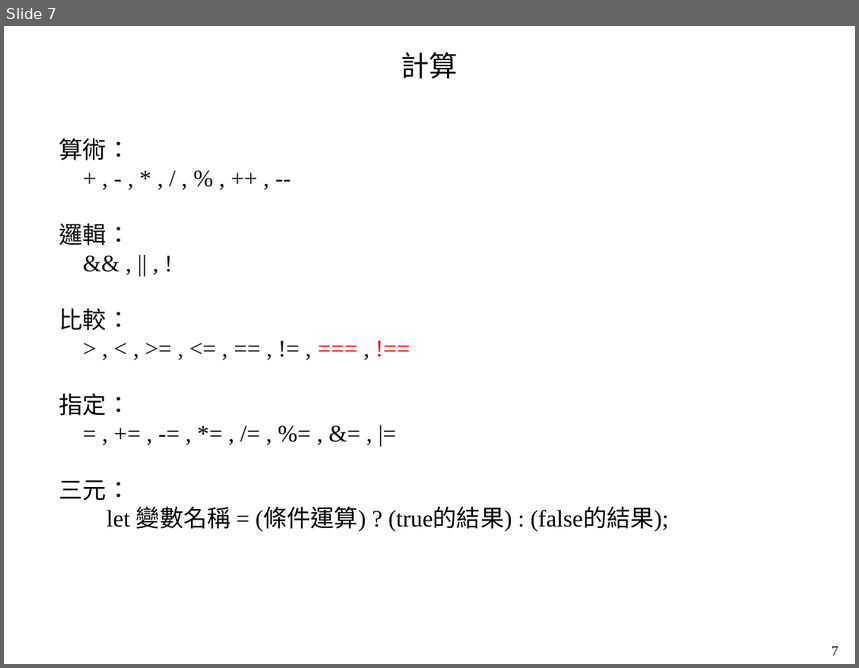
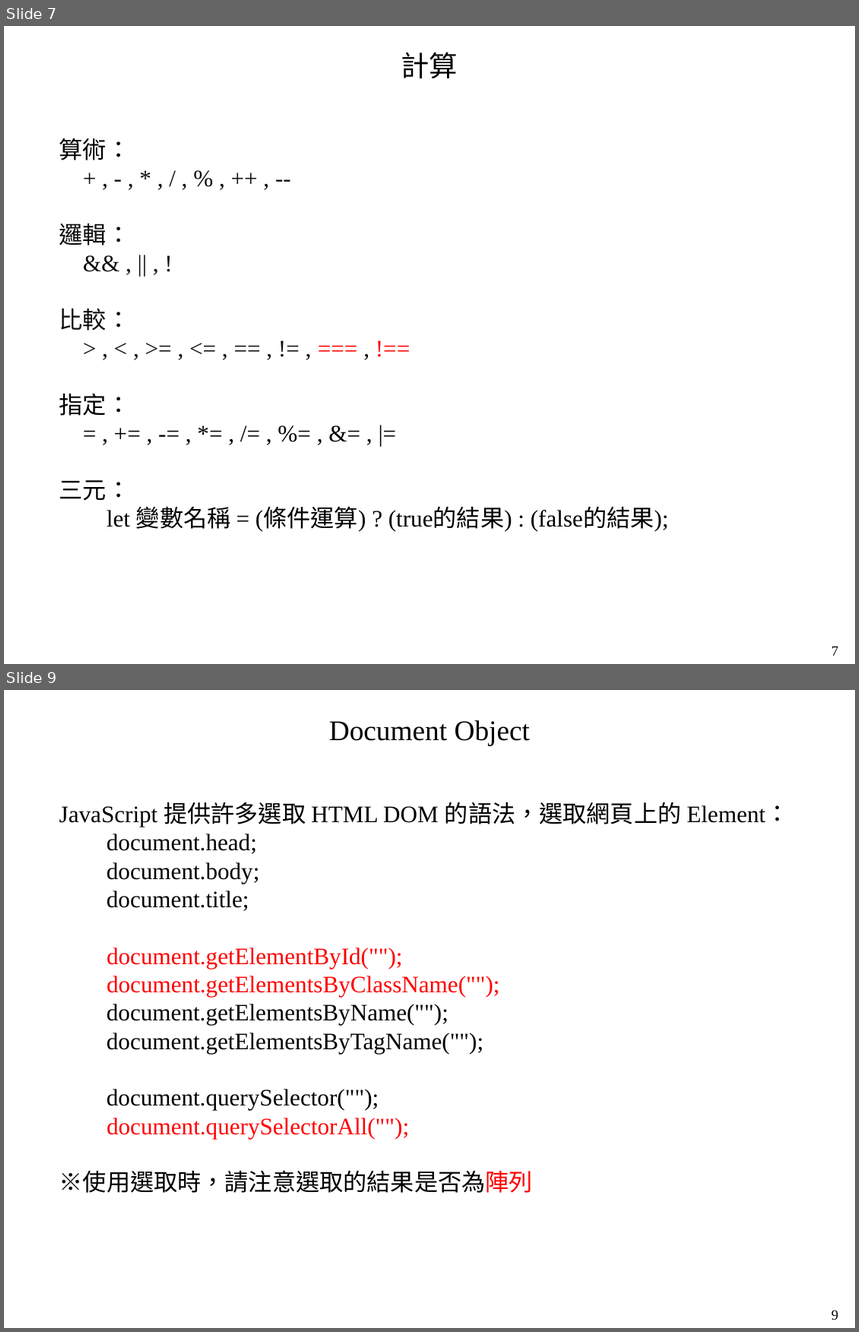
Before and after one commit to mar120434/2021_web_tutor, a slide deck: 動態網頁.pptx. Shown one above the other, each under a label of ours: slide 7 before the commit, slides 7 and 9 after it; the slides between them are not shown. The pictures are 859x668 and 859x1332 pixels, drawn with LibreOffice and Linux fonts; fonts in the diff are those of the drawing. Boxes give left, top, right and bottom in pixels: in the first picture for what was removed or moved away, otherwise in the second. Text is boxed around its words. In the diff, an @@ line names an element or a change of style, - is before the commit and + after.

```diff
--- a/動態網頁.pptx
+++ b/動態網頁.pptx
@@ slide 9 added at (4,690,855,1328), background #FFFFFF @@
@@ text added at (329,720,530,745), 24 pt, text #000000 @@
+Document Object
@@ text added at (59,802,790,1193), 20 pt, text #000000 @@
+JavaScript 提供許多選取 HTML DOM 的語法，選取網頁上的 Element：
+document.head;
+document.body;
+document.title;
+document.getElementById("");
+document.getElementsByClassName("");
+document.getElementsByName("");
+document.getElementsByTagName("");
+document.querySelector("");
+document.querySelectorAll("");
+※使用選取時，請注意選取的結果是否為陣列
@@ text added at (832,1310,838,1321), 12 pt, text #000000 @@
+9
```
Also in this commit, not shown: 1 slide changed, 1 other slide added, 3 other files.
